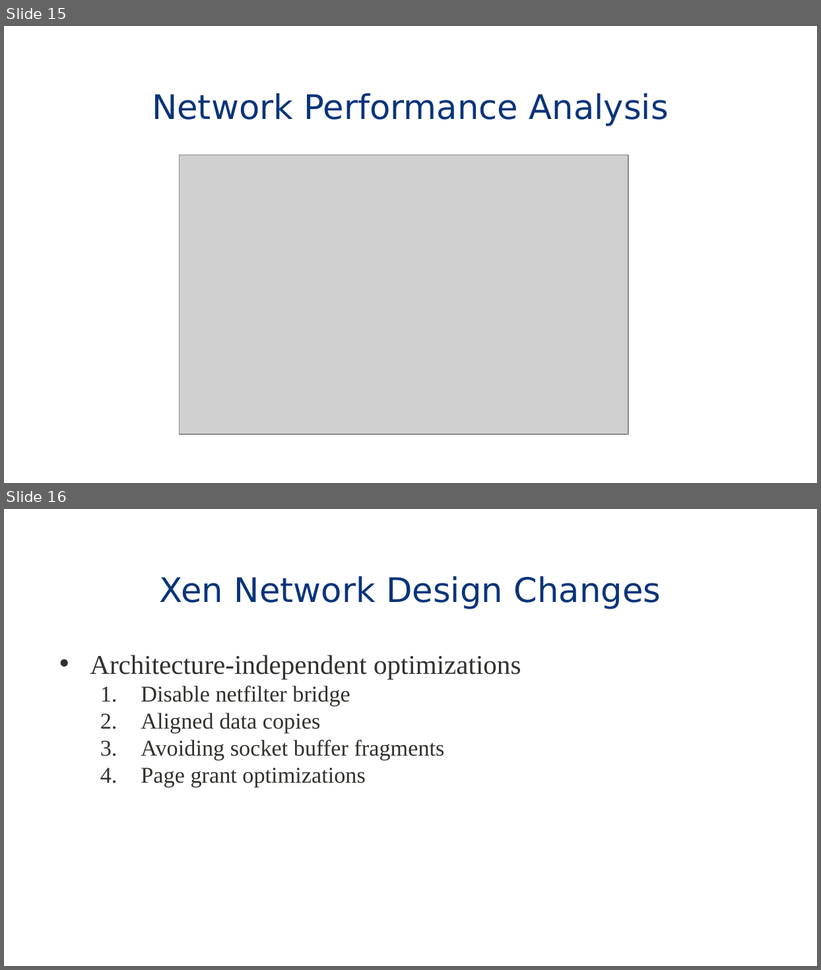
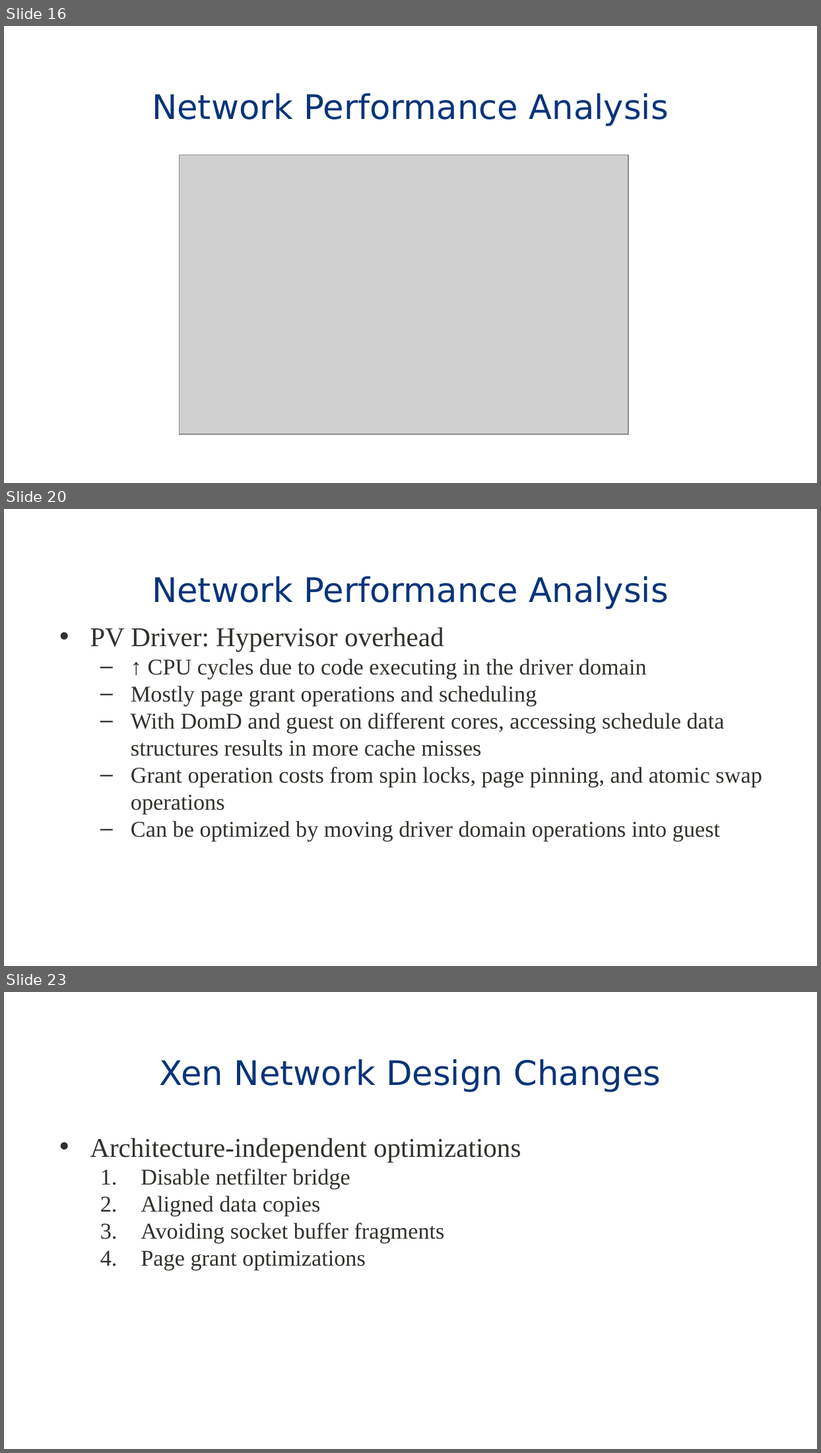
Before and after one commit to eddie-c-davis/cs-advos, a slide deck: presentations/Bridging.pptx. Shown one above the other, each under a label of ours: slides 15 and 16 before the commit, slides 16, 20 and 23 after it; the slides between them are not shown. The pictures are 821x970 and 821x1453 pixels, drawn with LibreOffice and Linux fonts; fonts in the diff are those of the drawing; grey boxes stand for pictures; background and template pictures are left out. Boxes give left, top, right and bottom in pixels: in the first picture for what was removed or moved away, otherwise in the second. Text is boxed around its words. In the diff, an @@ line names an element or a change of style, - is before the commit and + after.

```diff
--- a/presentations/Bridging.pptx
+++ b/presentations/Bridging.pptx
@@ slide 20 added at <box>4,509,817,966</box>, background #FFFFFF; not listed: 1 template element that a slide beside it also shows @@
@@ title added at <box>152,576,669,609</box>, 30 pt, text #09347A @@
+Network Performance Analysis
@@ text added at <box>90,627,762,842</box>, 20 pt, text #30302C @@
+• PV Driver: Hypervisor overhead
+  – ↑ CPU cycles due to code executing in the driver domain
+  – Mostly page grant operations and scheduling
+  – With DomD and guest on different cores, accessing schedule data structures results in more cache misses
+  – Grant operation costs from spin locks, page pinning, and atomic swap operations
+  – Can be optimized by moving driver domain operations into guest
@@ what was slide 15 is now slide 16 @@
@@ what was slide 16 is now slide 23 @@
```
Also in this commit, not shown: 6 slides changed, 6 other slides added.
